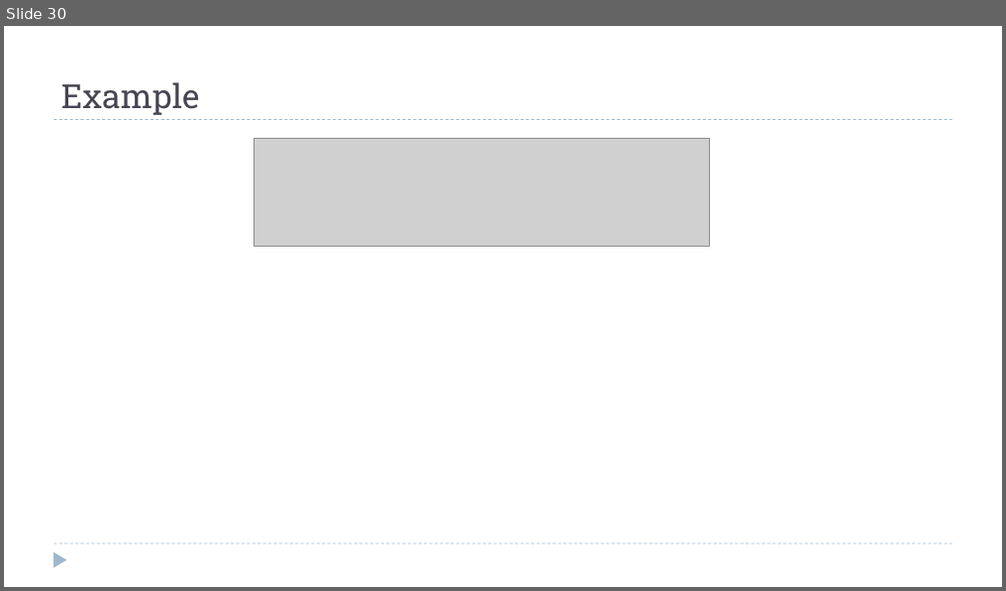
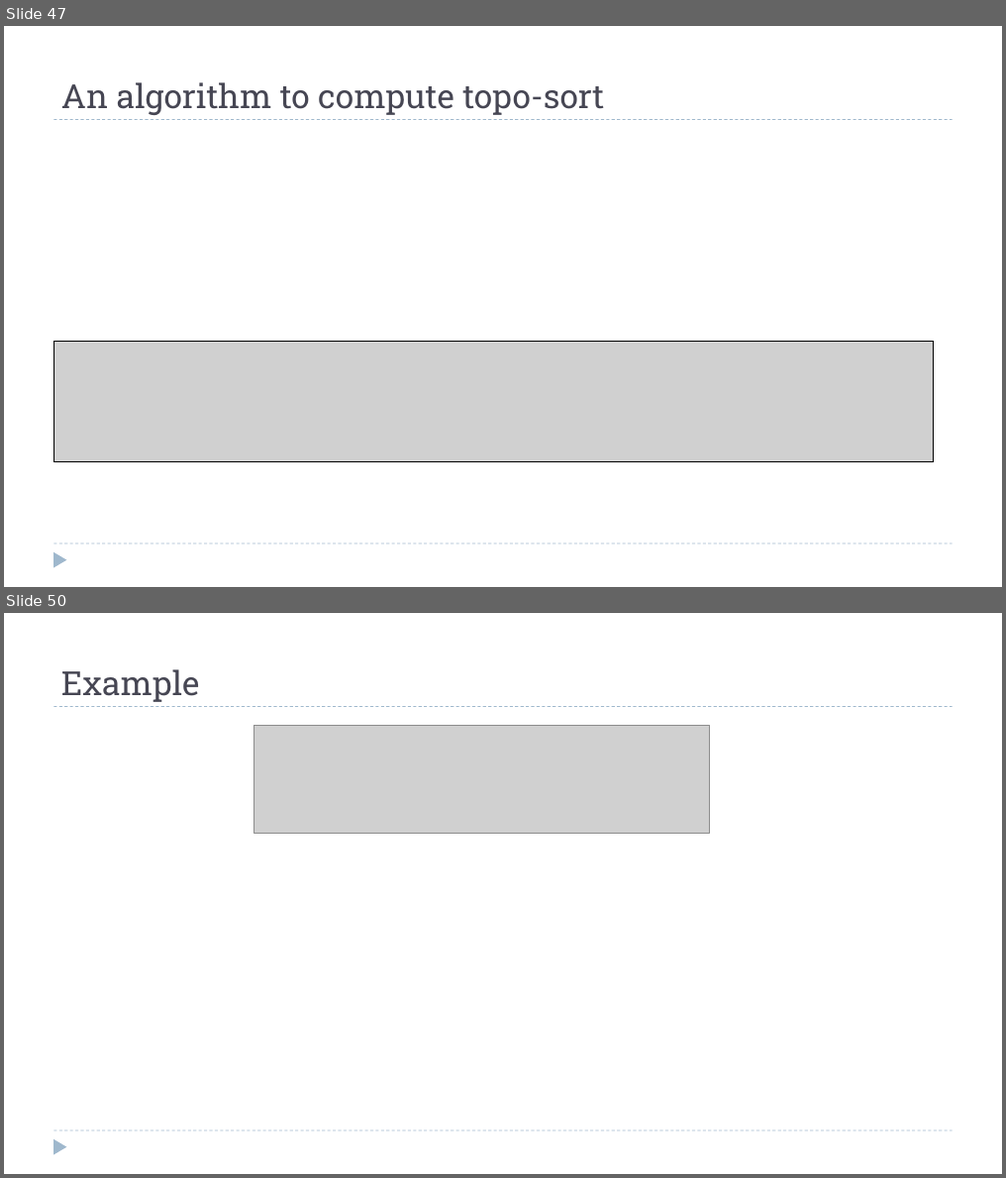
Before and after one commit to dsc-courses/dsc40b-2025-wi, a slide deck: materials/lectures/13-dfs/slides.pptx. Shown one above the other, each under a label of ours: slide 30 before the commit, slides 47 and 50 after it; the slides between them are not shown. The pictures are 1006x591 and 1006x1178 pixels, drawn with LibreOffice and Linux fonts; fonts in the diff are those of the drawing; grey boxes stand for pictures. Boxes give left, top, right and bottom in pixels: in the first picture for what was removed or moved away, otherwise in the second. Text is boxed around its words. In the diff, an @@ line names an element or a change of style, - is before the commit and + after.

```diff
--- a/materials/lectures/13-dfs/slides.pptx
+++ b/materials/lectures/13-dfs/slides.pptx
@@ slide 47 added at bbox=[4, 26, 1002, 587], background #FFFFFF; not listed: 3 template elements that a slide beside it also shows @@
@@ title added at bbox=[61, 82, 604, 115], 32 pt, text #464653 @@
+An algorithm to compute topo-sort
@@ picture added at bbox=[54, 342, 934, 464] @@
@@ what was slide 30 is now slide 50 @@
```
Also in this commit, not shown: 6 slides changed, 19 other slides added, 20 other files.
